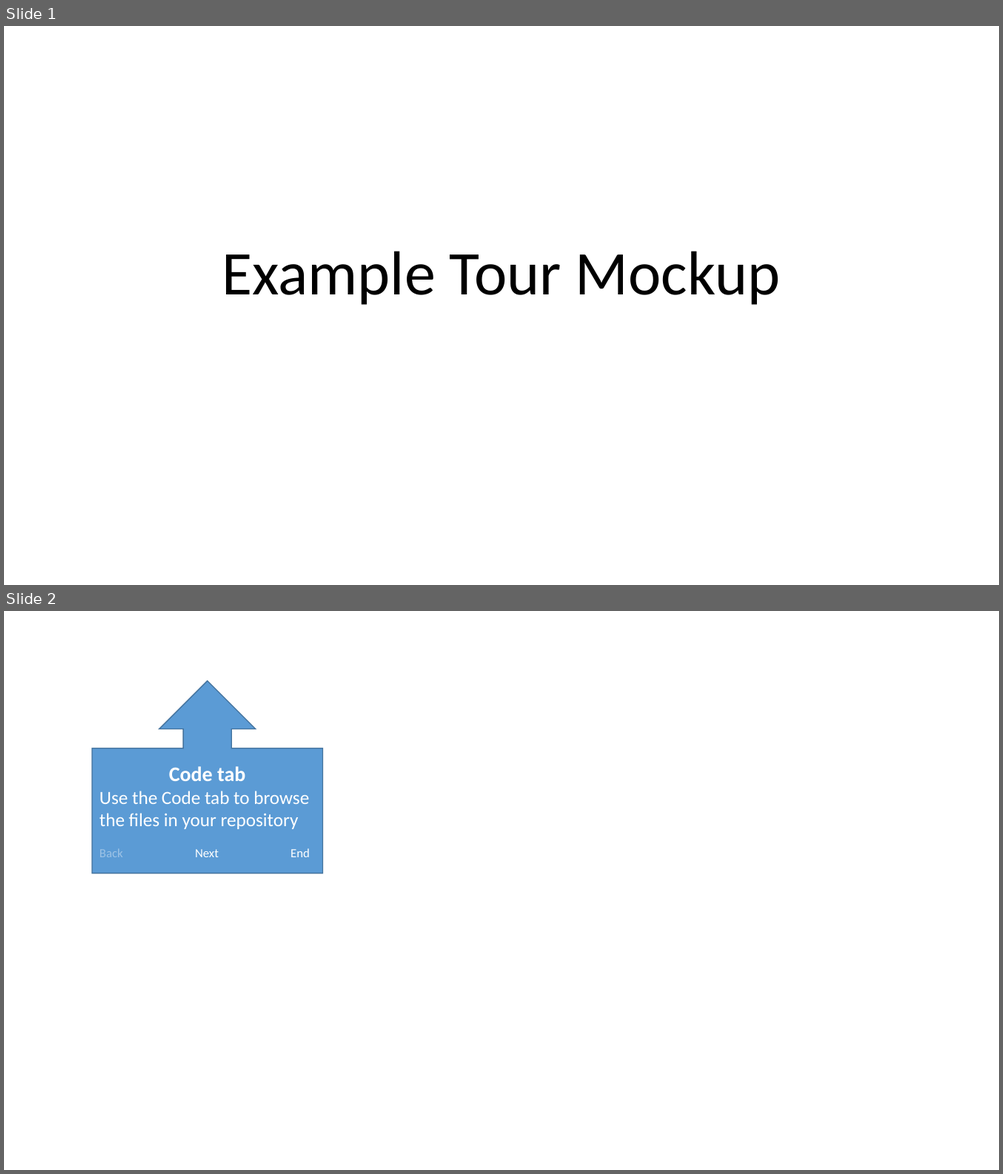
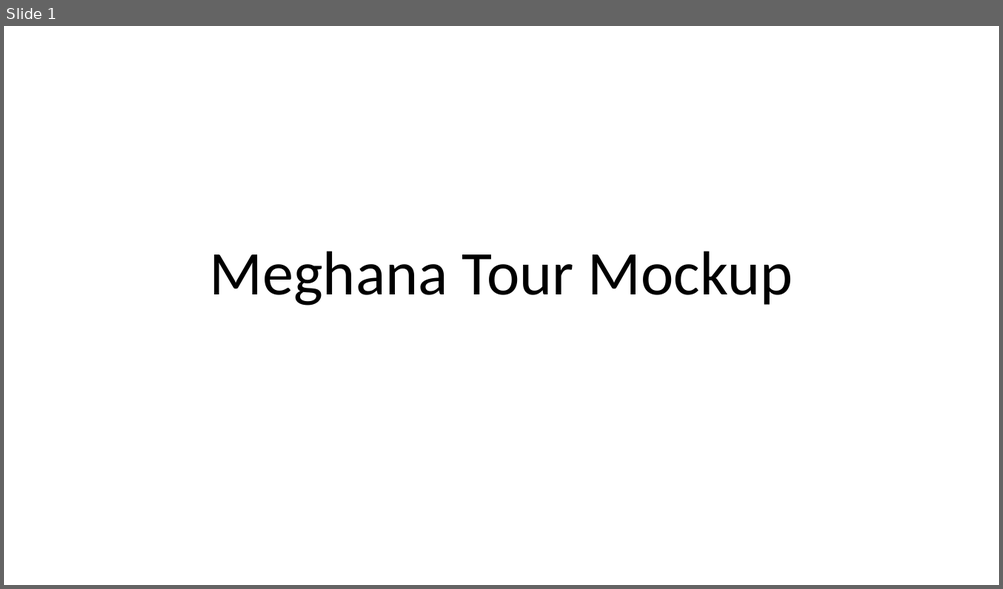
Before and after one commit to ZoeLawson/mcc_tools_tech, a slide deck: Week04-Tours/Homework/meghana_week4_homework/meghana_week4_homework.pptx. Shown one above the other, each under a label of ours: slides 1 and 2 before the commit, slide 1 after it. The pictures are 1003x1174 and 1003x589 pixels, drawn with LibreOffice and Linux fonts; fonts in the diff are those of the drawing; background and template pictures are left out. Boxes give left, top, right and bottom in pixels: in the first picture for what was removed or moved away, otherwise in the second. Text is boxed around its words. In the diff, an @@ line names an element or a change of style, - is before the commit and + after.

Commit message:
meghana week 4 homework

```diff
--- a/Week04-Tours/Homework/meghana_week4_homework/meghana_week4_homework.pptx
+++ b/Week04-Tours/Homework/meghana_week4_homework/meghana_week4_homework.pptx
@@ slide 2 removed at [4, 611, 999, 1170], background #FFFFFF @@
@@ up arrow callout removed at [92, 681, 323, 874] @@
-Code tab
-Use the Code tab to browse the files in your repository
-Back Next End
@@ slide 1 changed as well @@
@@ title at [210, 251, 793, 306]: text changed @@
-Example Tour Mockup
+Meghana Tour Mockup
```
Also in this commit, not shown: 6 slides added, 3 other slides removed.
